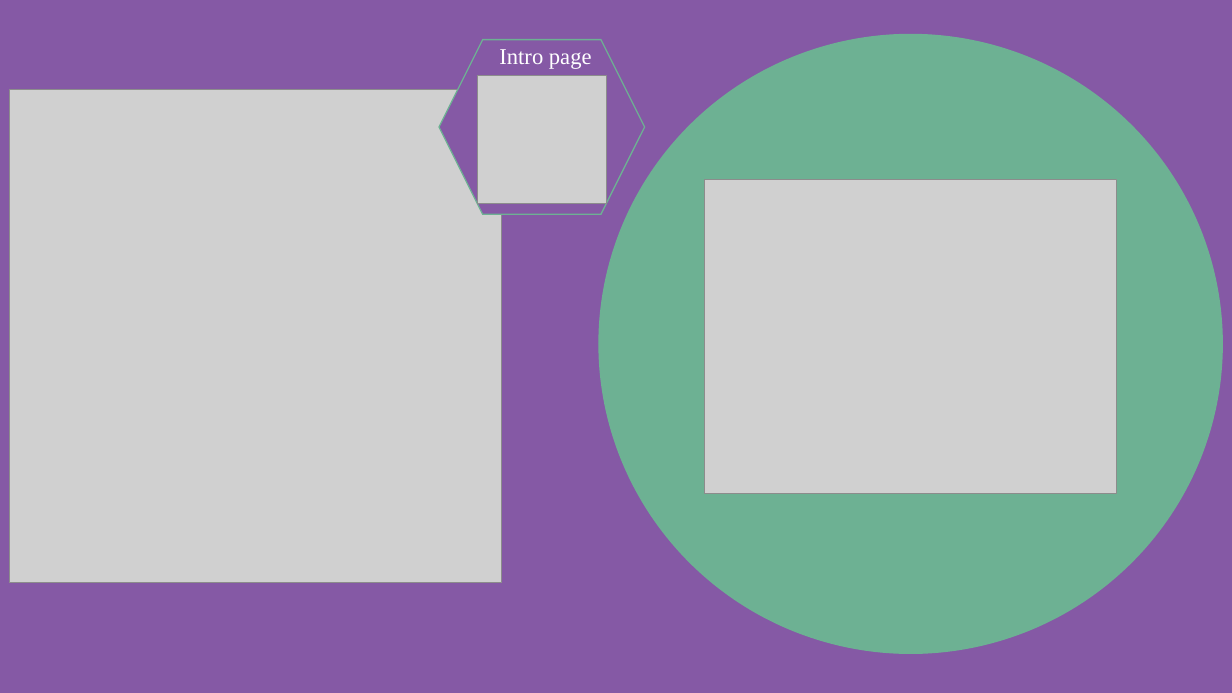
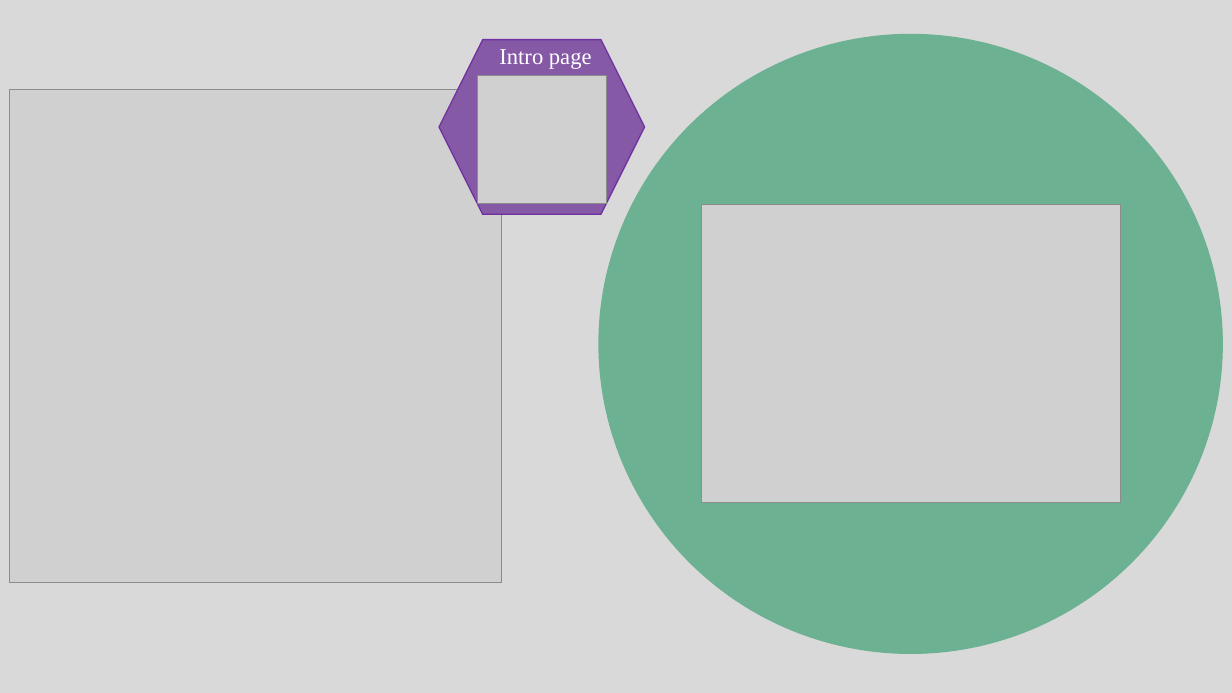
Before and after one commit to M-627/Bug-Tracking-System, a slide deck: slide 7 of documents & diagrams/Presentation1.pptx (slide 5 before the commit). Drawn at 1232x693 pixels with LibreOffice and Linux fonts; fonts in the diff are those of the drawing; grey boxes stand for pictures. Boxes give left, top, right and bottom in pixels: in the first picture for what was removed or moved away, otherwise in the second. Text is boxed around its words. In the diff, an @@ line names an element or a change of style, - is before the commit and + after.

```diff
--- a/documents & diagrams/Presentation1.pptx
+++ b/documents & diagrams/Presentation1.pptx
@@ background #8559A5 to #D9D9D9 @@
@@ hexagon at box(439, 40, 645, 214): outline #6DB193 1 pt to #7030A0 1 pt @@
@@ picture: place and size @@
-picture at box(705, 179, 1117, 494)
+picture at box(701, 204, 1120, 503)
```
Also in this commit, not shown: 9 other slides changed, 7 slides added, 42 other files.
